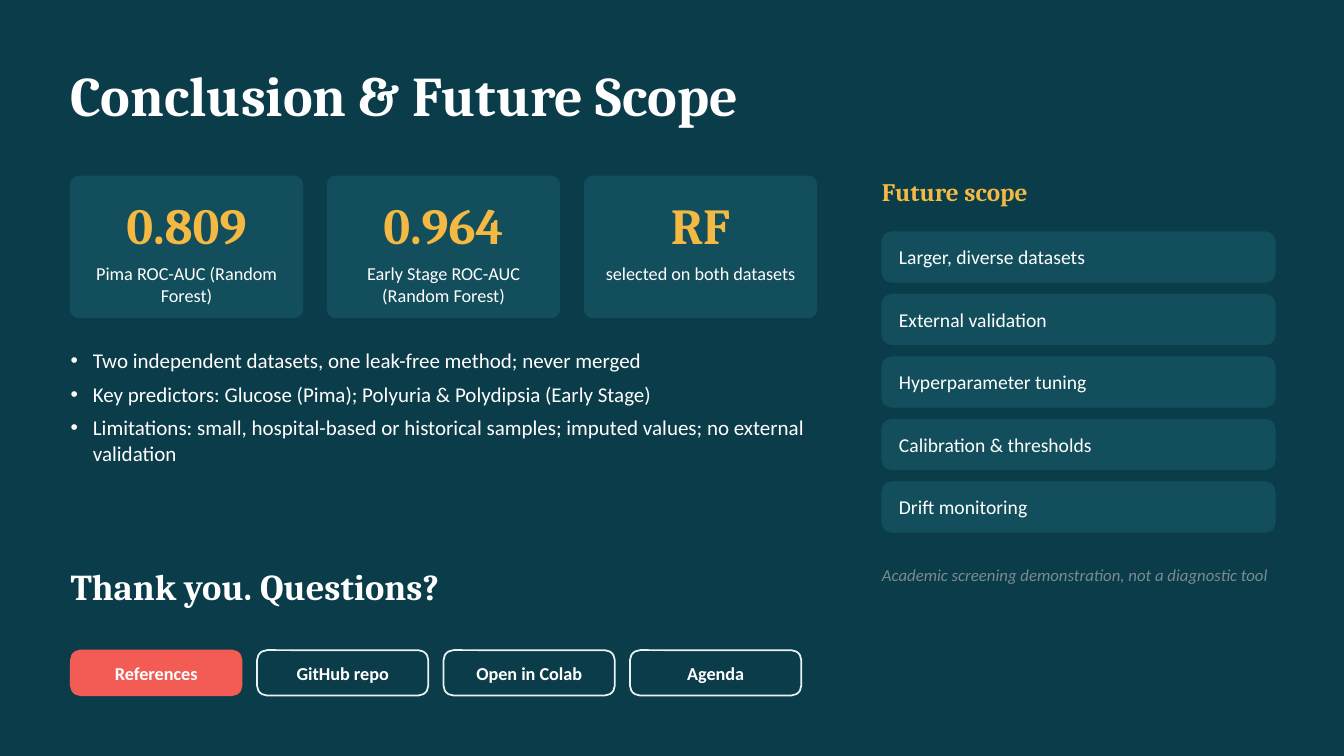
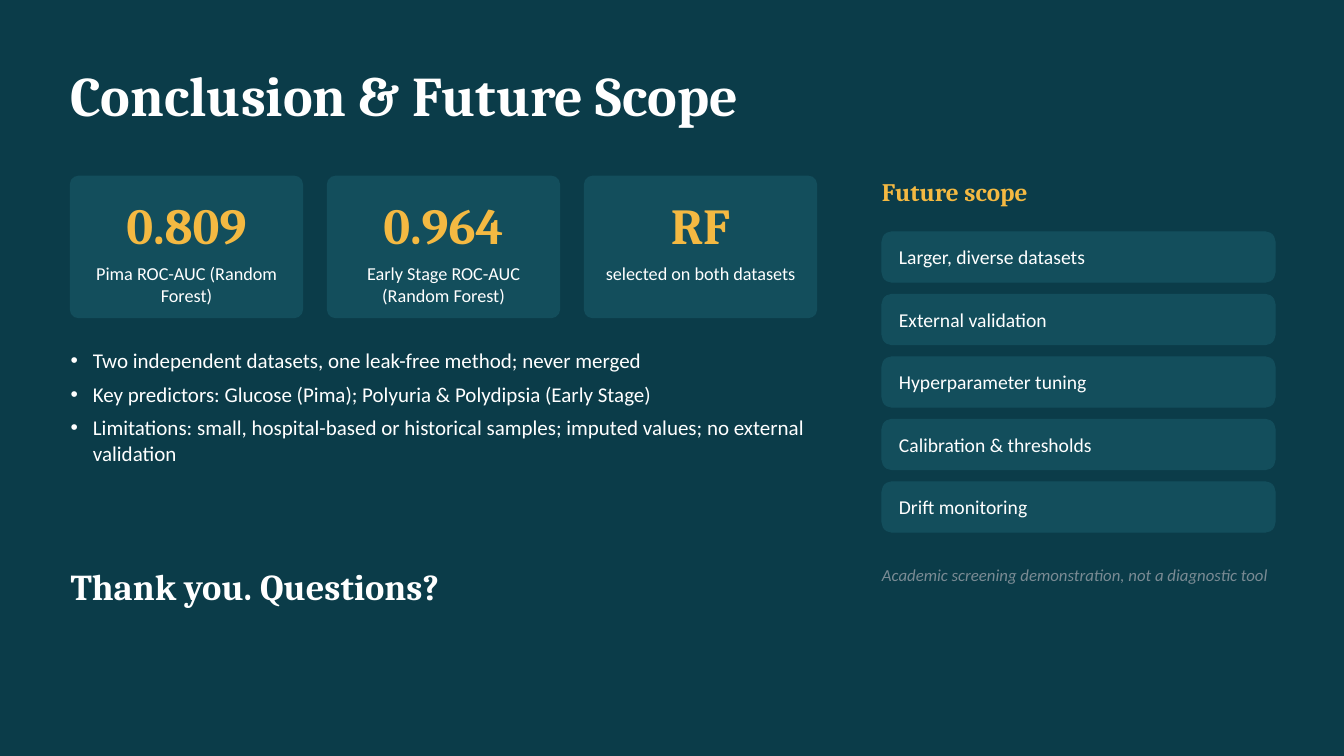
Before and after one commit to hardikjain2005/-Predictive-Analytics-CA-3-Diabetes-Onset-Prediction-Using-Machine-Learning, a slide deck: slide 13 of Diabetes_Onset_Prediction_Presentation .pptx. Drawn at 1344x756 pixels with LibreOffice and Linux fonts; fonts in the diff are those of the drawing. Boxes give left, top, right and bottom in pixels: in the first picture for what was removed or moved away, otherwise in the second. Text is boxed around its words. In the diff, an @@ line names an element or a change of style, - is before the commit and + after.

```diff
--- a/Diabetes_Onset_Prediction_Presentation .pptx
+++ b/Diabetes_Onset_Prediction_Presentation .pptx
@@ rounded rectangle removed at [71, 650, 242, 696] @@
-References
@@ rounded rectangle removed at [257, 650, 429, 696] @@
-GitHub repo
@@ rounded rectangle removed at [444, 650, 615, 696] @@
-Open in Colab
@@ rounded rectangle removed at [630, 650, 802, 696] @@
-Agenda
```
Also in this commit, not shown: 13 other slides changed.
